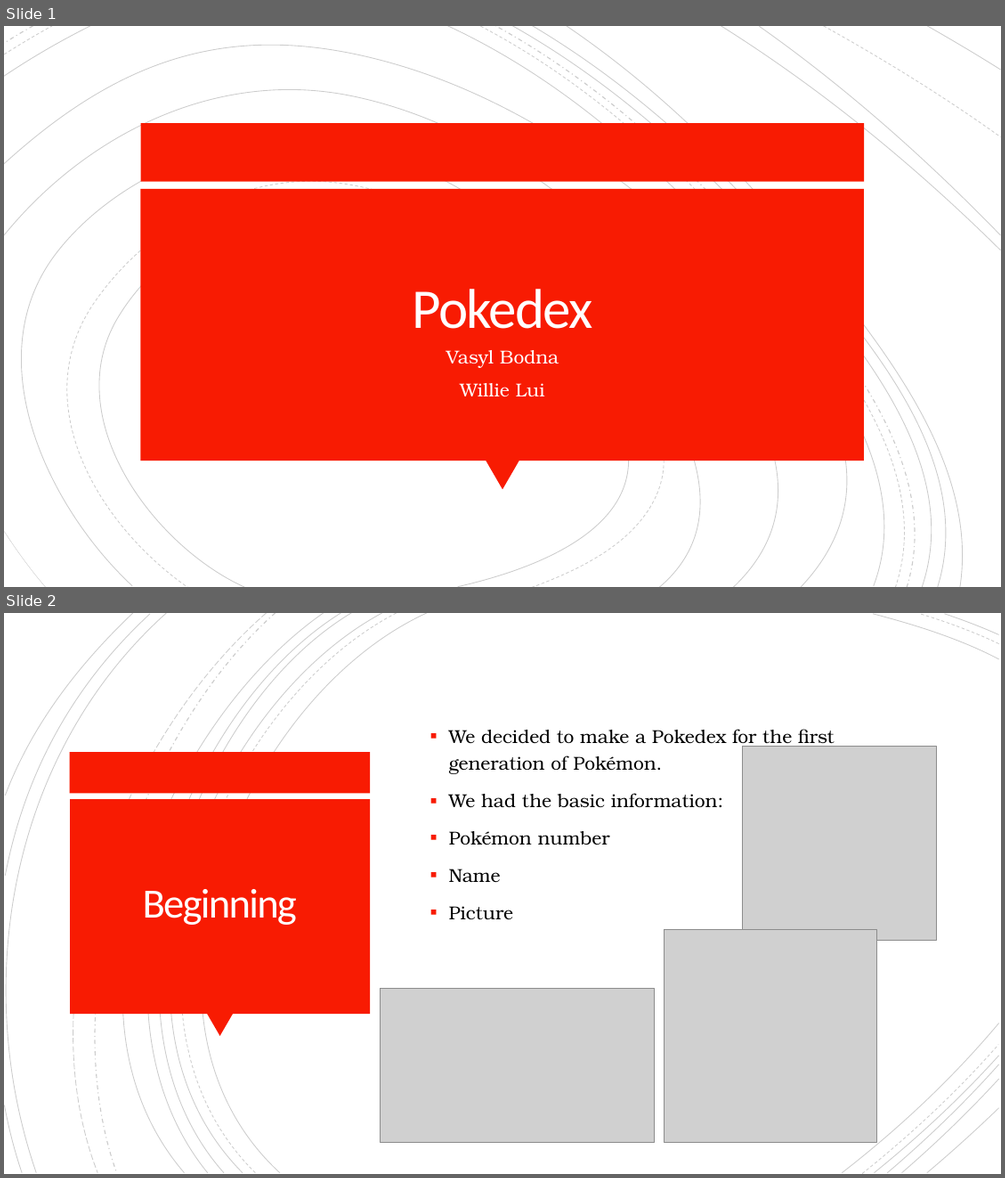
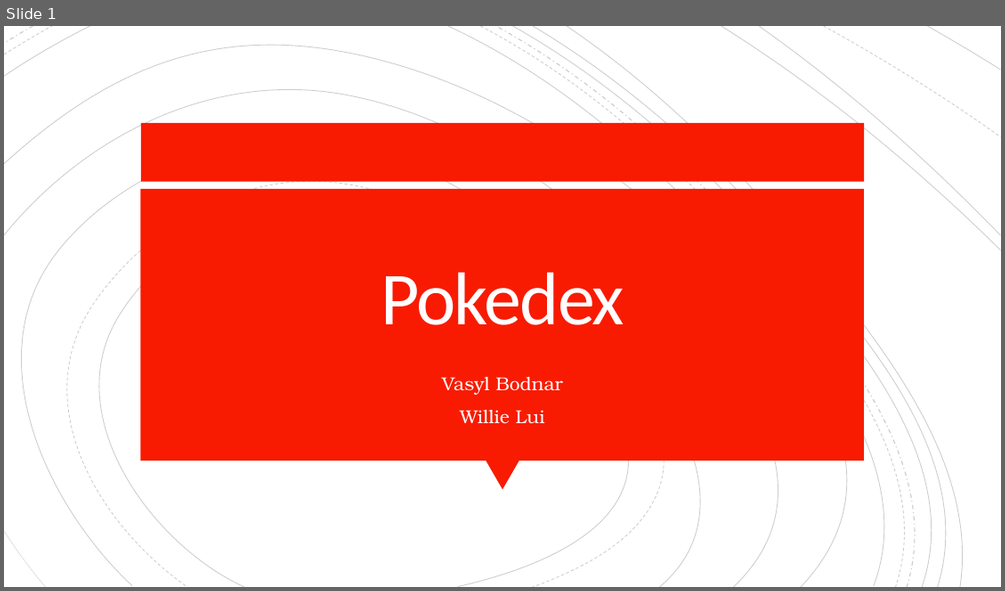
Before and after one commit to WillieLui429/CSC330-Project, a slide deck: CSC330 Presentation.pptx. Shown one above the other, each under a label of ours: slides 1 and 2 before the commit, slide 1 after it. The pictures are 1005x1178 and 1005x591 pixels, drawn with LibreOffice and Linux fonts; fonts in the diff are those of the drawing; grey boxes stand for pictures. Boxes give left, top, right and bottom in pixels: in the first picture for what was removed or moved away, otherwise in the second. Text is boxed around its words. In the diff, an @@ line names an element or a change of style, - is before the commit and + after.

```diff
--- a/CSC330 Presentation.pptx
+++ b/CSC330 Presentation.pptx
@@ slide 2 removed at bbox=[4, 613, 1001, 1174], background #FFFFFF @@
@@ group removed at bbox=[4, 613, 999, 1174]: 21 freeform shapes @@
@@ text removed at bbox=[449, 729, 834, 919] @@
-▪ We decided to make a Pokedex for the first generation of Pokémon.
-▪ We had the basic information:
-▪ Pokémon number
-▪ Name
-▪ Picture
@@ rectangle removed at bbox=[70, 752, 371, 793] @@
@@ picture removed at bbox=[742, 747, 936, 940] @@
@@ rectangle removed at bbox=[70, 799, 370, 1013] @@
@@ title removed at bbox=[143, 889, 297, 925] @@
-Beginning
@@ picture removed at bbox=[663, 929, 876, 1142] @@
@@ picture removed at bbox=[380, 989, 655, 1142] @@
@@ triangle removed at bbox=[207, 1013, 233, 1037] @@
@@ slide 1 changed as well @@
@@ outline redrawn in 4 elements at bbox=[24, 172, 681, 587], bbox=[4, 70, 849, 587], bbox=[512, 26, 963, 587], bbox=[566, 26, 979, 587] @@
@@ title "Pokedex" at bbox=[380, 272, 624, 325]: size 54 to 72 pt @@
@@ subtitle "Vasyl Bodnar" at bbox=[442, 377, 563, 423]: vertical alignment top to middle @@
@@ subtitle at bbox=[442, 377, 563, 394]: text changed @@
-Vasyl Bodna
+Vasyl Bodnar
```
Also in this commit, not shown: 2 other slides changed, 5 slides added, 1 other slide removed, 8 other files.
